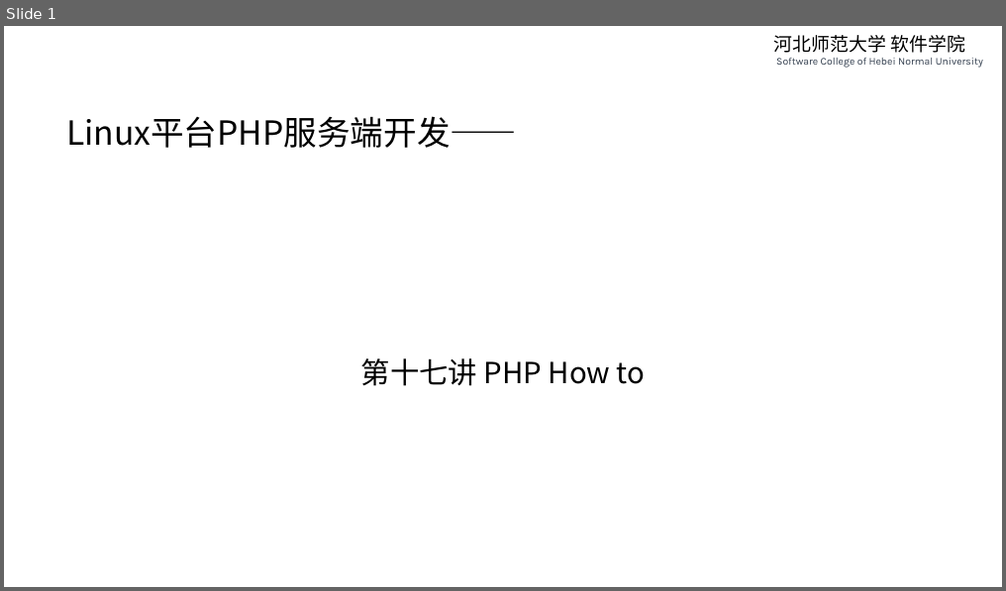
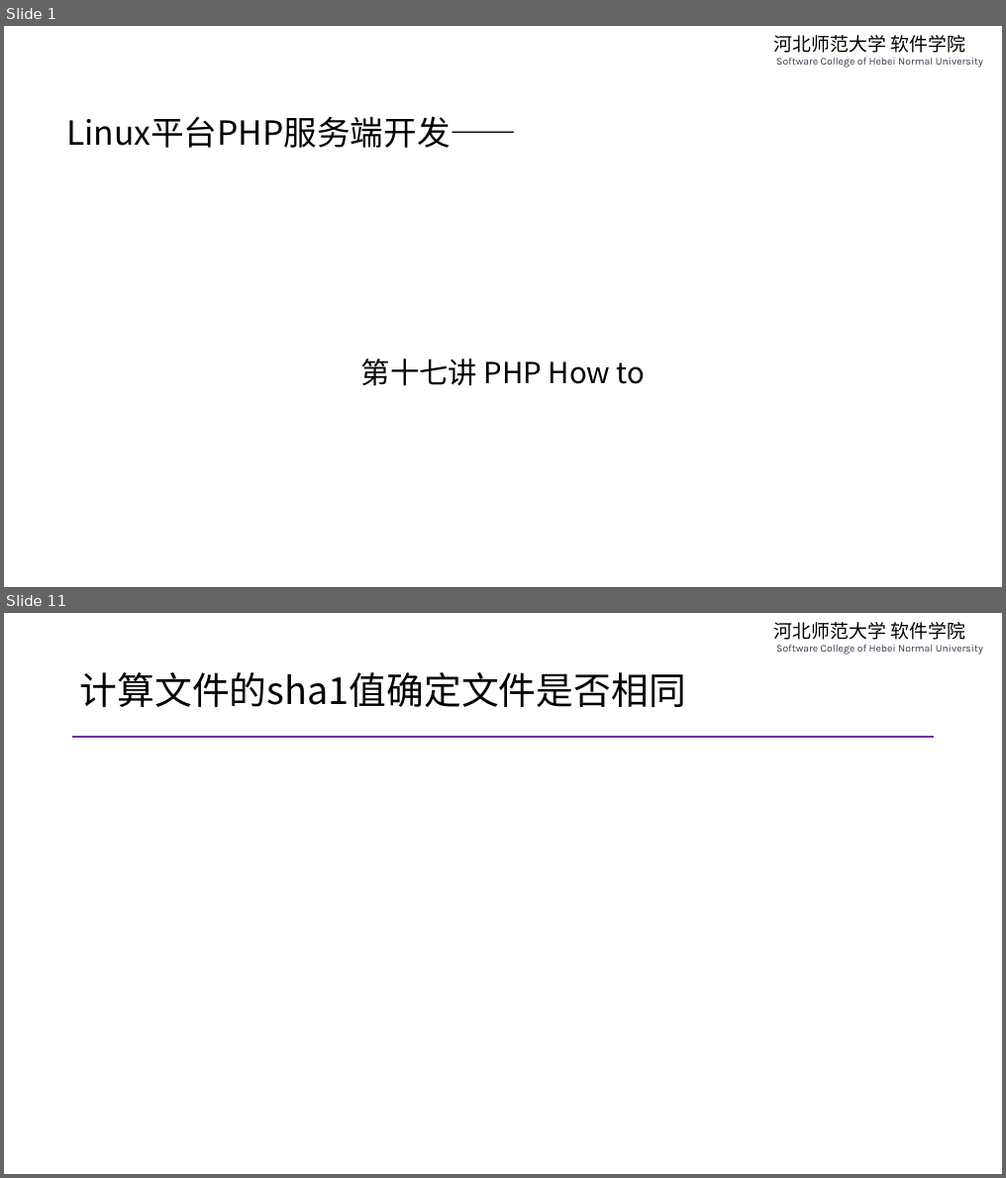
Before and after one commit to edu2act/course-php-serverside-development-on-linux, a slide deck: materials/slides/ch17-php-how-to.pptx. Shown one above the other, each under a label of ours: slide 1 before the commit, slides 1 and 11 after it; the slides between them are not shown. The pictures are 1006x591 and 1006x1178 pixels, drawn with LibreOffice and Linux fonts; fonts in the diff are those of the drawing. Boxes give left, top, right and bottom in pixels: in the first picture for what was removed or moved away, otherwise in the second. Text is boxed around its words. In the diff, an @@ line names an element or a change of style, - is before the commit and + after.

```diff
--- a/materials/slides/ch17-php-how-to.pptx
+++ b/materials/slides/ch17-php-how-to.pptx
@@ slide 11 added at <box>4,613,1002,1174</box>, background #FFFFFF; not listed: 1 template element that a slide beside it also shows @@
@@ title added at <box>80,672,686,707</box>, 36 pt, text #000000 @@
+计算文件的sha1值确定文件是否相同
@@ line added from (73, 737) to (934, 737), #7030A0 2.25 pt @@
```
Also in this commit, not shown: 10 other slides added, 1 slide removed.
